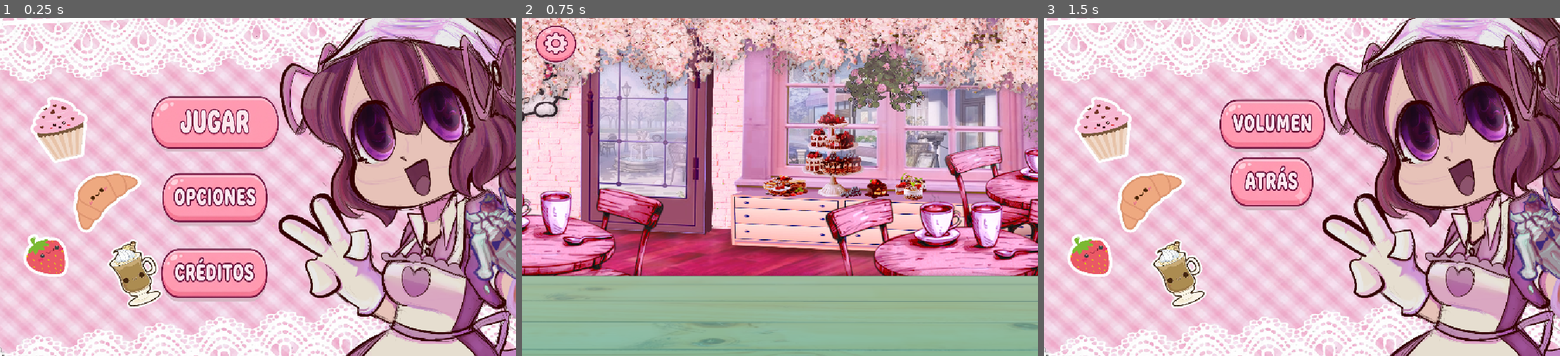
Above: before the commit, frames 1-3 (left to right).
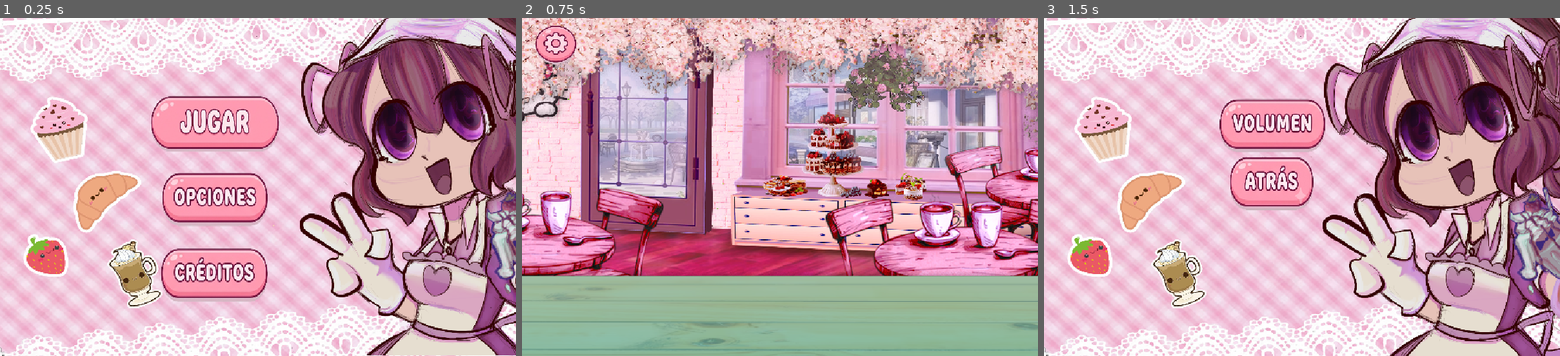
Above: after the commit, the same moments.

Repository: vaccaroStefania/Molly-s-cafe
Game: Godot game, scene res://escenas/menu.tscn
Same seed, same stepped clock (60 frames per second), same inputs: the game is played once before the commit and once after it. This scene is started directly instead of the project's main scene.
Inputs (mouse positions are in pixels of both pictures, inside the frame that each line leads up to):
- Up to frame 1 (0.25 s): no input
- Up to frame 2 (0.75 s): click (738, 126) at 0.5 s
- Up to frame 3 (1.5 s): click (1080, 45) at 1.25 s

The runs differ from the first frame. In frame 1, 29% of the frame differs, in the area x 54-100%, y 0-100%; in frame 2, nothing differs; in frame 3, nothing differs.

Commit message:
complicaciones para crear clientes por mi mala base de poo qwq

Diff:
--- /dev/null
+++ b/escenas/clientes.tscn
@@ -0,0 +1,17 @@
+[gd_scene format=3 uid="uid://dg8gc8603f5u4"]
+
+[ext_resource type="Script" uid="uid://bwl24k3gucl2m" path="res://scripts/clientes.gd" id="1_f4ymi"]
+[ext_resource type="Texture2D" uid="uid://dxi8lx27rol5t" path="res://items/cocinero trucho.jpg" id="2_7ji00"]
+
+[node name="Clientes" type="Node2D" unique_id=1065472625]
+script = ExtResource("1_f4ymi")
+
+[node name="Area2D" type="Area2D" parent="." unique_id=1911681155]
+position = Vector2(-285, 450)
+scale = Vector2(1.455, 1.455)
+
+[node name="Sprite2D" type="Sprite2D" parent="Area2D" unique_id=2072749610]
+position = Vector2(3.0517578e-05, 7.5601273)
+scale = Vector2(0.49558988, 0.44965634)
+texture = ExtResource("2_7ji00")
+metadata/_edit_lock_ = true
--- a/escenas/menu.tscn
+++ b/escenas/menu.tscn
@@ -70,7 +70,7 @@
 stretch_mode = 0
 
 [node name="Sprite2D" type="Sprite2D" parent="." unique_id=658677475]
-position = Vector2(920, 356.00003)
+position = Vector2(965, 354.00003)
 scale = Vector2(0.6682129, 0.7105712)
 texture = ExtResource("5_4gv4q")
 
--- /dev/null
+++ b/scripts/clientes.gd
@@ -0,0 +1,39 @@
+extends Node2D
+class_name Cliente
+
+var nombre:String=""
+var dialogos:Array=["Buen día"]
+
+#estados
+var en_movimiento:bool=false
+var pedido_completo:bool=false
+var cliente_presente:bool=false
+#destinos
+var entrada_x=-280
+var pedido_x=250
+var ida_x=800
+#destino actual
+var destino_select: float = 250.0
+#capacidad
+var velocidad: float = 200.0
+
+func cambio_destino():
+	match destino_select:
+		250:
+			destino_select = ida_x
+			en_movimiento = true
+		800:
+			position.x = entrada_x   # Lo teletransporto a -280
+			destino_select = pedido_x
+			en_movimiento = true
+
+func _process(delta: float) -> void:
+	if en_movimiento:
+		#desde donde comienza, hasta donde va y su velocidad
+		position.x = move_toward(position.x, destino_select, velocidad * delta)
+
+		if position.x == destino_select:
+			en_movimiento = false
+
+			if destino_select == pedido_x and pedido_completo:
+				cambio_destino()
Binary file added: items/cocinero trucho.jpg
Not shown, added: items/cocinero trucho.jpg.import
Not shown, added: scripts/clientes.gd.uid
